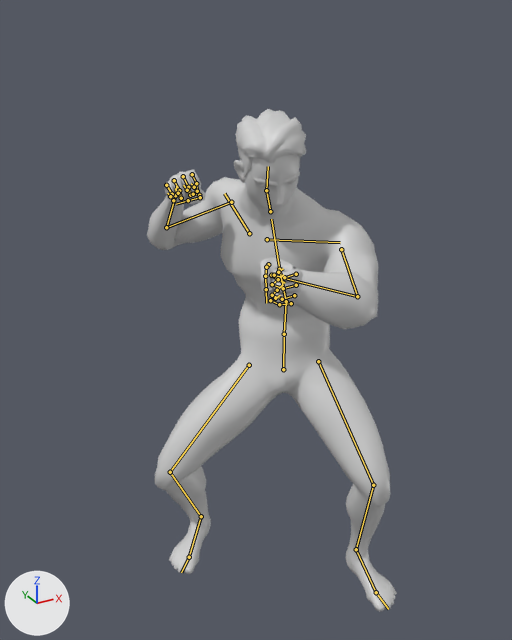
Renders of the glTF model assets/models/character/guardian.glb from each side of a commit.
Rendered twice from a camera (50 mm lens) standing at (-1.023, -1.662, 1.849) and looking at (-0.073, 0.066, 0.985). The lights are fixed; the arrows at lower left show +X, +Y and +Z. The picture after the commit comes second. Both versions are drawn at frame 34 of the action 'BowShot'; the numbers are the values there. The bones that change, and the others that lie on the model, are drawn over the model as lines.

The first picture shows 'StoneGuardian'.
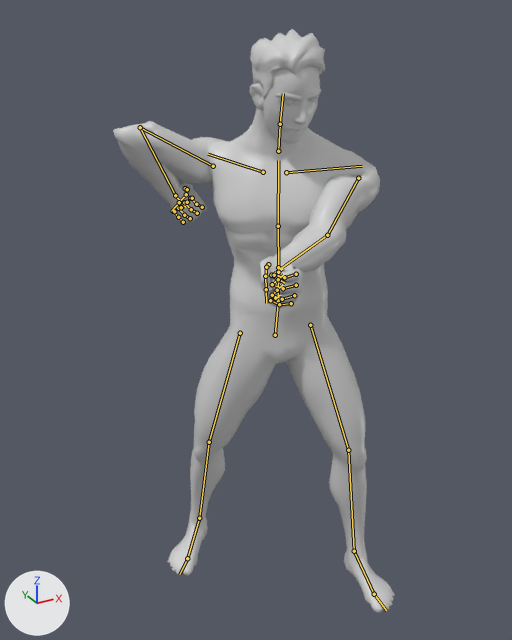
Where the change shows, as pixel boxes (x1, y1, x2, y2) in the pictures (512 x 640 px):
'StoneGuardian', posed (13% wider, 16% taller): before (147, 109, 397, 612); after (113, 29, 395, 613)
bone 'pelvis', root to tip: before (283, 369) to (284, 337); after (275, 335) to (278, 303)
bone 'spine_01', root to tip: before (284, 334) to (286, 301); after (278, 300) to (278, 267)
bone 'spine_02', root to tip: before (286, 301) to (279, 269); after (278, 267) to (278, 226)
bone 'spine_03', root to tip: before (279, 269) to (271, 219); after (278, 226) to (278, 160)
bone 'neck_01', root to tip: before (270, 211) to (266, 190); after (278, 151) to (280, 124)
bone 'Head', root to tip: before (266, 190) to (268, 166); after (280, 124) to (283, 93)
bone 'upperarm_l', root to tip: before (341, 249) to (357, 296); after (358, 178) to (327, 235)
bone 'lowerarm_l', root to tip: before (357, 296) to (271, 275); after (327, 235) to (271, 275)
bone 'upperarm_r', root to tip: before (231, 202) to (166, 227); after (213, 166) to (140, 127)
bone 'lowerarm_r', root to tip: before (166, 227) to (175, 195); after (140, 127) to (175, 195)
bone 'hand_r', root to tip: before (175, 195) to (176, 186); after (175, 195) to (185, 207)
bone 'thigh_l', root to tip: before (318, 361) to (373, 485); after (310, 325) to (348, 450)
bone 'calf_l', root to tip: before (373, 485) to (356, 549); after (348, 450) to (354, 551)
bone 'foot_l', root to tip: before (356, 549) to (376, 592); after (354, 551) to (374, 594)
bone 'thigh_r', root to tip: before (249, 365) to (170, 472); after (240, 333) to (209, 442)
bone 'calf_r', root to tip: before (170, 472) to (201, 516); after (209, 442) to (199, 518)
bone 'foot_r', root to tip: before (201, 516) to (189, 557); after (199, 518) to (187, 558)

What the commit changed:
Bone 'pelvis' (bone_pelvis) moves from (0.056, -0.197, -0.011) to (0.005, -0.047, -0.025).
Bone 'pelvis' (bone_pelvis) turns from (-19, -23, 8) to (-6, -13, 4) degrees about its own x, y and z.
Bone 'spine_01' (bone_spine_01) turns from (1, -25, -5) to (0, -26, 0) degrees about its own x, y and z.
Bone 'spine_02' (bone_spine_02) turns from (37, -5, -1) to (11, 0, 0) degrees about its own x, y and z.
Bone 'spine_03' (bone_spine_03) turns from (15, -12, -6) to (11, 0, 0) degrees about its own x, y and z.
Bone 'neck_01' (bone_neck_01) turns from (-22, 18, -14) to (-11, 12, -8) degrees about its own x, y and z.
Bone 'Head' (bone_head) turns from (11, 31, -3) to (9, 22, 0) degrees about its own x, y and z.
Bone 'upperarm_l' (bone_upperarm_l) turns from (42, -20, 8) to (80, 10, -88) degrees about its own x, y and z.
Bone 'lowerarm_l' (bone_lowerarm_l) turns from (73, -29, 5) to (10, 9, -11) degrees about its own x, y and z.
Bone 'hand_l' (bone_hand_l) turns from (-77, 11, 72) to (3, -11, 66) degrees about its own x, y and z.
Bone 'upperarm_r' (bone_upperarm_r) turns from (38, 12, 27) to (38, 34, -25) degrees about its own x, y and z.
Bone 'lowerarm_r' (bone_lowerarm_r) turns from (128, 37, -3) to (72, -97, 77) degrees about its own x, y and z.
Bone 'hand_r' (bone_hand_r) turns from (-2, 14, -2) to (14, 0, 5) degrees about its own x, y and z.
Bone 'thigh_l' (bone_thigh_l) turns from (-29, -4, -17) to (-14, -1, -13) degrees about its own x, y and z.
Bone 'calf_l' (bone_calf_l) turns from (66, -10, 1) to (17, -13, 1) degrees about its own x, y and z.
Bone 'foot_l' (bone_foot_l) turns from (-17, -8, 4) to (4, -4, 10) degrees about its own x, y and z.
Bone 'thigh_r' (bone_thigh_r) turns from (-5, 1, 39) to (13, -2, 13) degrees about its own x, y and z.
Bone 'calf_r' (bone_calf_r) turns from (64, 34, -4) to (8, 42, -5) degrees about its own x, y and z.
Bone 'foot_r' (bone_foot_r) turns from (-25, -11, -29) to (-9, 5, -19) degrees about its own x, y and z.
